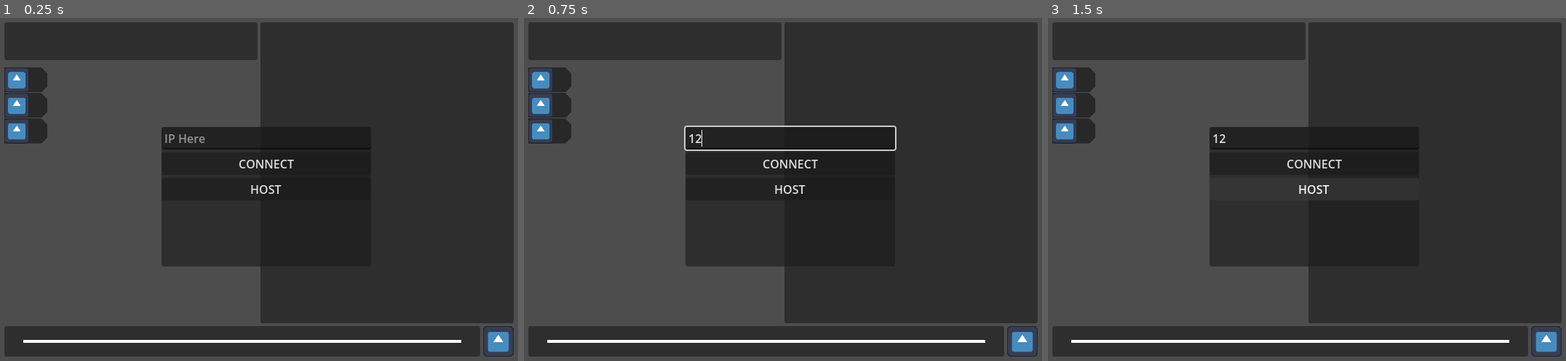
Above: before the commit, frames 1-3 (left to right).
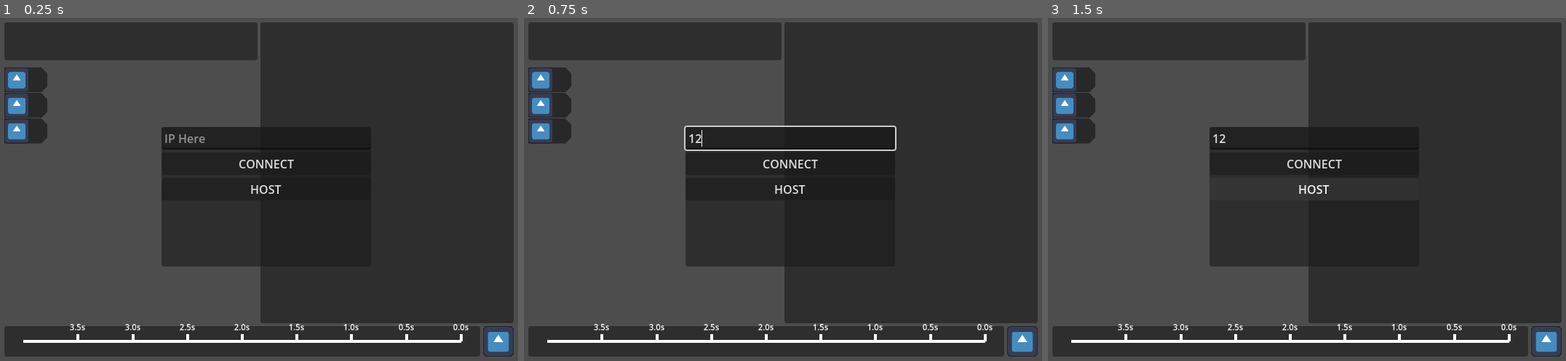
Above: after the commit, the same moments.

Repository: GlitchAnims/latent-depths
Game: Godot game, scene res://scenes/stronghold.tscn
Two runs of this game, one before a commit and one after it. Both use one fixed random seed, a clock stepped at 60 frames per second and the inputs below. The engine's default icon, where the game draws it, is replaced by a stand-in: a white triangle on a blue panel in a dark square.
Inputs (mouse positions are in pixels of both pictures, inside the frame that each line leads up to):
- Up to frame 1 (0.25 s): no input
- Up to frame 2 (0.75 s): click (788, 138) at 0.52 s; type "12" at 0.6 s
- Up to frame 3 (1.5 s): click "HOST" at 1.25 s

The runs differ from the first frame. In frame 1, 0.3% of the frame differs, in the area x 13-91%, y 89-95%; in frame 2, 0.3%; in frame 3, 0.3%.

Commit message:
Timeline, turn, and actor signal

Diff:
--- /dev/null
+++ b/scenes/HUD/timeline_marker_seconds.tscn
@@ -0,0 +1,34 @@
+[gd_scene format=3 uid="uid://dn42qkbhri43j"]
+
+[ext_resource type="Script" uid="uid://bkusvcg5tm4i3" path="res://scripts/HUD/TimelineMarker_Seconds.gd" id="1_2df4j"]
+
+[node name="TimelineMarker_Seconds" type="Control" unique_id=698649434]
+layout_mode = 3
+anchors_preset = 8
+anchor_left = 0.5
+anchor_top = 0.5
+anchor_right = 0.5
+anchor_bottom = 0.5
+offset_left = -360.0
+offset_top = -240.0
+offset_right = -360.0
+offset_bottom = -240.0
+grow_horizontal = 2
+grow_vertical = 2
+mouse_filter = 2
+script = ExtResource("1_2df4j")
+
+[node name="Label" type="Label" parent="." unique_id=1653088211]
+layout_mode = 0
+offset_left = -19.999998
+offset_top = -35.0
+offset_right = 20.000002
+offset_bottom = -12.0
+scale = Vector2(0.7, 0.7)
+pivot_offset_ratio = Vector2(0.5, 1)
+text = "1.0s"
+horizontal_alignment = 1
+
+[node name="Line2D" type="Line2D" parent="." unique_id=1324126698]
+points = PackedVector2Array(0, 0, 0, -10)
+width = 4.0
--- a/scripts/Encompass.gd
+++ b/scripts/Encompass.gd
@@ -4,6 +4,7 @@
 
 func _ready() -> void:
 	ClientData.viewportSize_changed.connect(UpdateSize)
+	GameData.sig_actor_changed.connect(UpdateForActor)
 	UpdateSize()
 
 func UpdateSize() -> void:
@@ -13,6 +14,9 @@
 	var itemscale: Vector2 = Vector2(1,1) * minf(ClientData.viewportScale, 1.0)
 	SkillRack_Node.scale = itemscale * 0.4
 
+func UpdateForActor() -> void:
+	var current_actor: Unit = GameData.current_actor
+	SkillRack_Node.UpdateSkillRack(current_actor)
 
 func _ProcessHudBar(value: int, lerpspeed: float, hudbar: HudBar, mode: int) -> void:
 	if value != hudbar.goal:
--- a/scripts/Gamespace.gd
+++ b/scripts/Gamespace.gd
@@ -56,23 +56,62 @@
 
 	var unit_list: Array[Unit] = GameData.unit_list_temp
 
-	var time_pass: int = floori(BattleTimeline.time_per_second * delta)
-	var lowest_downtime: int = time_pass
-	for unit: Unit in unit_list:
-		var downtime: int = unit.GetSumDowntime()
-		if downtime < lowest_downtime:
-			lowest_downtime = downtime
-
-	time_pass = lowest_downtime
+	var has_actor: bool = is_instance_valid(GameData.current_actor)
+	var time_pass: int = 0
+	if not has_actor:
+		time_pass = floori(BattleTimeline.time_per_second * delta)
+		time_pass = maxi(time_pass, 10)
+		time_pass = GetShortestActTime(time_pass)
 
 	if time_pass > 0:
 		for unit: Unit in unit_list:
 			var skill: SkillBase = unit.skill_selected
 			if is_instance_valid(skill):
-				TickDownSkill(skill)
+				TickDownSkill(skill, time_pass)
+			else:
+				unit.overhead_downtime -= time_pass
+	else:
+		if not has_actor:
+			var actors: Array[Unit] = []
+			for unit: Unit in unit_list:
+				var downtime: int = unit.GetSumDowntime()
+				if downtime < 1: actors.push_back(unit)
 
-func TickDownSkill(skill: SkillBase) -> void:
+			actors.sort_custom(func(a: Unit, b: Unit) -> bool:
+				var a_speed: int = a.GetSumSpeed()
+				var b_speed: int = b.GetSumSpeed()
+				if a_speed == b_speed:
+					return a.unitID < b.unitID # Tiebreaker
+				return a_speed < b_speed
+			)
+
+			var selected_actor: Unit = actors[0]
+			GameData.current_actor = selected_actor
+			has_actor = true
+
+		if Input.is_action_just_pressed(&"ACT_Space"):
+			GameData.current_actor.overhead_downtime += randi_range(5000,60000)
+			GameData.current_actor = null
+			BattleTimeline.SetTimelineLimit()
+
+func ProcessTurn() -> void:
 	pass
+
+func GetShortestActTime(lowest: int) -> int:
+	for unit: Unit in GameData.unit_list_temp:
+		var skill: SkillBase = unit.skill_selected
+		if is_instance_valid(skill):
+			var instruction: SkillInstruction = skill.instruction_list[0]
+			if instruction.timer < lowest: lowest = instruction.timer
+		else:
+			var downtime: int = unit.GetSumDowntime()
+			if downtime < lowest: lowest = downtime
+
+	return lowest
+
+func TickDownSkill(skill: SkillBase, time_pass: int) -> void:
+	var instruction: SkillInstruction = skill.instruction_list[0]
+	instruction.timer -= time_pass
 
 func _process(delta: float) -> void:
 
--- a/scripts/Global/GameData.gd
+++ b/scripts/Global/GameData.gd
@@ -63,7 +63,12 @@
 func _physics_process(_delta: float) -> void:
 	unit_list_temp = unit_dict.values()
 
-var currentActionableUnit:Unit = null
+signal sig_actor_changed
+var current_actor: Unit = null:
+	set(value):
+		current_actor = value
+		sig_actor_changed.emit()
+
 var pilotDict: Dictionary[int, Pilot] = {}
 var playerDict: Dictionary[int, Player] = {}
 
--- a/scripts/HUD/BattleTimeline.gd
+++ b/scripts/HUD/BattleTimeline.gd
@@ -4,21 +4,57 @@
 @onready var RulerLine_Node: Line2D = $"Ruler/RulerLine"
 
 const time_per_second: int = 10000
-const timeline_limit: int = time_per_second * 5
+static var timeline_limit: int = time_per_second * 3
 
 const timeline_marker_scene: PackedScene = preload("res://scenes/HUD/timeline_marker.tscn")
+const timeline_seconds_scene: PackedScene = preload("res://scenes/HUD/timeline_marker_seconds.tscn")
 
 var myturn_list: Array[TimelineMarker] = []
+var secondmarker_list: Array[TimelineMarker_Seconds] = []
 
+static func SetTimelineLimit() -> void:
+	var longest: int = time_per_second * 4
+	for unit: Unit in GameData.unit_list_temp:
+		var downtime: int = unit.GetSumDowntime()
+		if downtime > longest: longest = downtime
+
+	@warning_ignore("narrowing_conversion")
+	timeline_limit = longest
+
+@warning_ignore("unused_parameter")
 func _physics_process(delta: float) -> void:
+	SetTimelineLimit()
+	#TimeLabel.text = String.num(float(timeline_limit) / time_per_second, 1) + "s"
+
+	var sec_mark_count: int = secondmarker_list.size()
+	@warning_ignore("integer_division")
+	var sec_sect_count: int = timeline_limit*2/time_per_second
+
+	if sec_mark_count < sec_sect_count:
+		for i in sec_sect_count-sec_mark_count:
+			var new_node: TimelineMarker_Seconds = timeline_seconds_scene.instantiate()
+			RulerLine_Node.add_child(new_node)
+			secondmarker_list.push_back(new_node)
+		sec_mark_count = secondmarker_list.size()
+
+	var ruler_begin: Vector2 = Ruler_Node.get_begin()
 	var ruler_end: Vector2 = Ruler_Node.get_end()
-	var ruler_middle: Vector2 = ruler_end / 2
+	var ruler_vec: Vector2 = ruler_end - ruler_begin
+	var ruler_middle: Vector2 = ruler_vec / 2
 
-	var line_start: Vector2 = Vector2(ruler_end.x*0.04,ruler_middle.y)
-	var line_end: Vector2 = Vector2(ruler_end.x*0.96,ruler_middle.y)
+	var line_start: Vector2 = Vector2(ruler_vec.x*0.04,ruler_middle.y)
+	var line_end: Vector2 = Vector2(ruler_vec.x*0.96,ruler_middle.y)
 
 	RulerLine_Node.set_point_position(0,line_start)
 	RulerLine_Node.set_point_position(1,line_end)
+
+	for i in sec_mark_count:
+		var marker: TimelineMarker_Seconds = secondmarker_list[i]
+		marker.visible = i < sec_sect_count
+		marker.IDLabel.text = String.num(0.5 * i, 1) + "s"
+		var timeline_mult: float = float(time_per_second*0.5*i) / timeline_limit
+		var timeline_pos: float = timeline_mult * (line_end.x-line_start.x)
+		marker.position = line_end - Vector2(timeline_pos,0)
 
 	var unit_list: Array[Unit] = GameData.unit_dict.values() as Array[Unit]
 	var unit_count: int = unit_list.size()
@@ -55,6 +91,5 @@
 			var marker: TimelineMarker = timeline_marker_scene.instantiate()
 			marker.unit_ref = unit
 			myturn_list.push_back(marker)
-			Ruler_Node.add_child(marker)
-			unit.overhead_downtime = randi_range(10,30000)
+			RulerLine_Node.add_child(marker)
 			marker.IDLabel.text = str(unit.unitID)
--- a/scripts/HUD/SkillRack.gd
+++ b/scripts/HUD/SkillRack.gd
@@ -2,22 +2,18 @@
 
 const skillbutton_scene: PackedScene = preload("res://scenes/HUD/skill_button.tscn")
 
-func RefreshSkillButtonList() -> void:
+func _ClearSkillButtons() -> void:
 	for child in get_children():
 		child.queue_free()
-	for skill in GameData.currentActionableUnit.skill_list:
+
+func _PopulateSkillButtons(unit: Unit) -> void:
+	for skill in unit.skill_list:
 		var config: SkillConfig = skill.skillConfig_ref
 		var skillButton: SkillButton = skillbutton_scene.instantiate()
 		add_child(skillButton)
 		skillButton.SetIcon(config.icon)
 
-
-
-func _ready() -> void:
-	#GameData.currentActionableUnit
-	#RefreshSkillButtonList()
-
-
-
-
-	return
+func UpdateSkillRack(unit: Unit) -> void:
+	_ClearSkillButtons()
+	if is_instance_valid(unit):
+		_PopulateSkillButtons(unit)
--- /dev/null
+++ b/scripts/HUD/TimelineMarker_Seconds.gd
@@ -0,0 +1,3 @@
+class_name TimelineMarker_Seconds extends Control
+
+@onready var IDLabel: Label = $"Label"
--- a/scripts/Maps/TestMap.gd
+++ b/scripts/Maps/TestMap.gd
@@ -2,6 +2,8 @@
 
 func _ready() -> void:
 	if not GameData.isServer: return
+
+	var spawn_list: Array[Unit] = []
 
 	for i in 5:
 		var unit_new: Unit = GameData.unit_scene.instantiate()
@@ -9,7 +11,7 @@
 		unit_new.team = 1
 		unit_new.pos_hex = Vector2i(-4,i)
 		unit_new.SnapPositionToHexPos()
-		GameData.Gamespace_Node.Unitry_Node.add_child(unit_new, true)
+		spawn_list.push_back(unit_new)
 
 	for i in 5:
 		var unit_new: Unit = GameData.unit_scene.instantiate()
@@ -17,7 +19,18 @@
 		unit_new.team = 2
 		unit_new.pos_hex = Vector2i(4,i-2)
 		unit_new.SnapPositionToHexPos()
-		GameData.Gamespace_Node.Unitry_Node.add_child(unit_new, true)
+		spawn_list.push_back(unit_new)
+
+	spawn_list.shuffle()
+	var spawn_count: int = spawn_list.size()
+	@warning_ignore("integer_division")
+	var time_per_step: int = BattleTimeline.time_per_second * 3 / spawn_count
+	for i in spawn_count:
+		var unit: Unit = spawn_list[i]
+		unit.overhead_downtime = time_per_step * (i+1)
+		GameData.Gamespace_Node.Unitry_Node.add_child(unit, true)
+
+	#unit.overhead_downtime = randi_range(10,30000)
 
 
 func GenerateSpecialHexList() -> Array[Hex]:
--- a/scripts/Types/SkillInstruction.gd
+++ b/scripts/Types/SkillInstruction.gd
@@ -1 +1,3 @@
 class_name SkillInstruction extends RefCounted
+
+var timer: int = 1
--- a/scripts/Types/Unit.gd
+++ b/scripts/Types/Unit.gd
@@ -37,6 +37,9 @@
 	var delay: int = GetSumDelay()
 	var downtime: int = GetSumCooloff()
 	return total+delay+downtime
+
+func GetSumSpeed() -> int:
+	return 0
 
 @export_storage var light_max: int = 10
 @export_storage var light: int = 5
Not shown, added: scripts/HUD/TimelineMarker_Seconds.gd.uid
